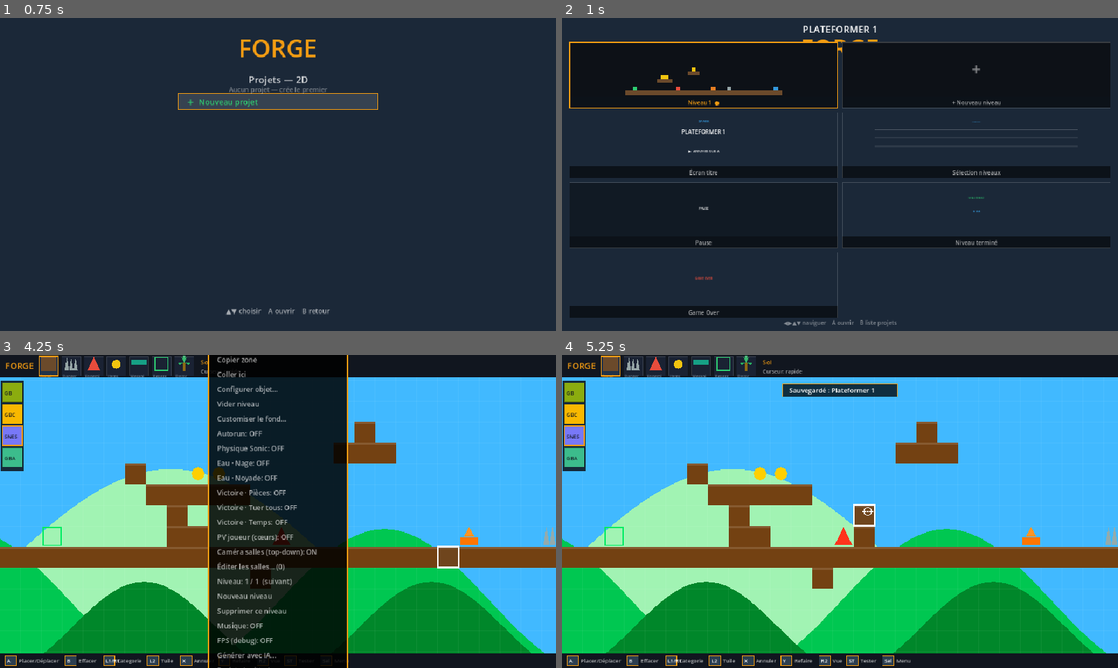
Above: before the commit, frames 1-4 (two rows, left to right).
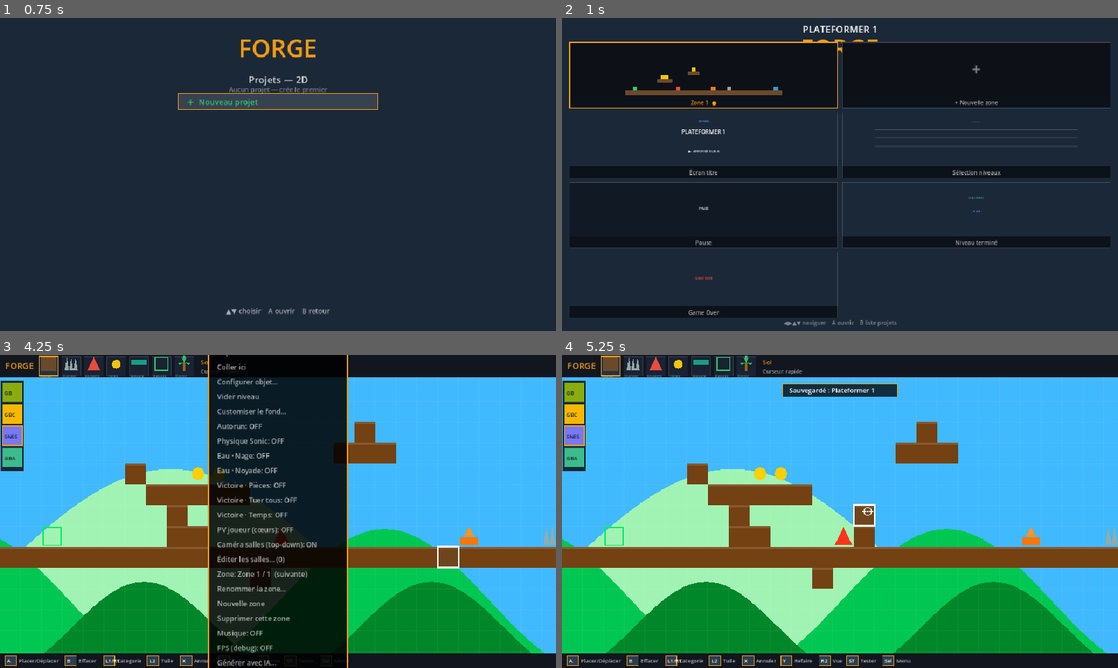
Above: after the commit, the same moments.

Repository: kilian-quittard/gaming-console-os
Game: Godot game, scene res://scenes/game/Forge.tscn
Two runs of this game, one before a commit and one after it. Both use one fixed random seed, a clock stepped at 60 frames per second and the inputs below.
Inputs (mouse positions are in pixels of both pictures, inside the frame that each line leads up to):
- Up to frame 1 (0.75 s): tap Enter at 0.5 s; move the mouse to (400, 158) at 0.52 s; hold Right from 0.53 s (still down); tap M at 0.6 s; click (400, 158) at 0.67 s
- Up to frame 2 (1 s): keep holding Right; tap Space at 0.77 s; tap Enter at 0.8 s
- Up to frame 3 (4.25 s): release Right at 1.25 s; tap Space at 1.25, 3.5, 3.77 s; drag from (166, 527) to (250, 574) at 1.27 s; tap Enter at 2 s; move the mouse to (333, 442) at 2.02 s; hold Right 2.03-2.75 s; tap Backspace at 2.1 s; tap R at 2.3 s; drag from (250, 574) to (111, 464) at 2.77 s; move the mouse to (444, 558) at 3.52 s; hold A from 3.53 s (still down); tap E at 3.6 s; tap M at 3.8 s; tap Escape at 4.15 s
- Up to frame 4 (5.25 s): release A at 4.25 s; drag from (673, 464) to (756, 433) at 4.27 s; tap Enter at 5, 5.1 s; move the mouse to (867, 511) at 5.02 s; hold Down from 5.03 s (still down); click (867, 511) at 5.17 s

Frame 1 is identical in both runs. In frame 2, 0.1% of the frame differs, in the area x 22-79%, y 26-29%; in frame 3, 4.6%, in the area x 39-57%, y 0-100%; in frame 4, nothing differs.

Commit message:
feat(forge): named zones + in-game minimap with fog of war
Zones (levels) now have a creator-editable name:
- stored per level (pack/serialize/parse), default 'Zone <id>'
- rename via menu ('Renommer la zone…', keyboard overlay input)
- shown on dash cards, menu cycle entry, and as a toast on warp ('→ Cavernes')

Minimap (all genres, during test): Select / M toggles an overlay of the
current zone drawn from the Celeste room rectangles — fog of war (only
VISITED rooms appear, tracked per run), current room highlighted, player
dot, zone title. Levels without rooms show the level bounds. Visited set
clears on new game (start/restart), persists through death/warps.

Co-Authored-By: Claude Opus 4.8 <noreply@anthropic.com>

Diff:
--- a/forge/scripts/common/forge/ForgeApp.gd
+++ b/forge/scripts/common/forge/ForgeApp.gd
@@ -177,6 +177,10 @@
 # les autres sont rangés (format natif) dans levels[id].
 var levels := {}                 # id (String) -> niveau rangé (format natif)
 var cur_level := "1"
+var cur_level_name := ""         # nom de la ZONE active ("Cavernes"...)
+var lvl_rename := false          # saisie du nom de zone en cours
+var map_open := false            # minimap affichée (en test)
+var visited_rooms := {}          # "niveau:salle" -> true (brouillard de la minimap, par run)
 var warp_cd := 0.0               # anti re-déclenchement du warp à l'arrivée
 var play_backup := {}            # id -> état AUTEUR des niveaux visités pendant le test
                                  # (le jeu mute la grille : pièces/objets pris, portes ouvertes ;
@@ -323,6 +327,7 @@
 	if screen == "template":   _tmpl_input(e); return
 	if screen == "gamedash":   _gamedash_input(e); return
 	if screen == "screenedit": _screenedit_input(e); return
+	if lvl_rename: _rename_input(e); return
 	if ai_open:    _ai_panel_input(e); return
 	if cfg_open:   _config_input(e); return
 	if bg_edit:    bg_ed.input(e); return
@@ -437,10 +442,13 @@
 		tmpl.jump_released()
 	elif _press(e, [KEY_TAB], [JOY_BUTTON_START, JOY_BUTTON_B]):
 		_stop_play()
+	elif _press(e, [KEY_M], [JOY_BUTTON_BACK]):
+		map_open = not map_open; queue_redraw()
 	elif _press(e, [KEY_R], [JOY_BUTTON_Y]):
 		# rejouer = nouvelle partie : restaure l'état auteur puis re-snapshot
 		_restore_play_world()
 		_backup_level_for_play(cur_level)
+		visited_rooms.clear()
 		tmpl.start_play(tmpl.last_from_cursor)
 
 
@@ -448,8 +456,8 @@
 func _dash_entries() -> Array:
 	var out := []
 	for id in level_ids():
-		out.append({"label": "Niveau %s" % id, "key": "level", "id": id})
-	out.append({"label": "+ Nouveau niveau", "key": "newlevel"})
+		out.append({"label": level_name(id), "key": "level", "id": id})
+	out.append({"label": "+ Nouvelle zone", "key": "newlevel"})
 	for i in range(1, DASH_KEYS.size()):
 		out.append({"label": DASH_ITEMS[i], "key": DASH_KEYS[i]})
 	return out
@@ -481,6 +489,22 @@
 			_:
 				edit_screen_key = str(ent["key"]); edit_prop_sel = 0; text_edit_mode = false
 				states.change_state("ScreenEditState")
+
+
+func _rename_input(e: InputEvent) -> void:
+	if e is InputEventKey and e.pressed:
+		var k := e as InputEventKey
+		if k.keycode == KEY_ENTER or k.keycode == KEY_ESCAPE:
+			lvl_rename = false; queue_redraw(); return
+		if k.keycode == KEY_BACKSPACE:
+			cur_level_name = cur_level_name.substr(0, maxi(0, cur_level_name.length() - 1))
+			queue_redraw(); return
+		var ch := char(k.unicode)
+		if k.unicode > 31 and cur_level_name.length() < 18:
+			cur_level_name += ch
+			queue_redraw()
+	elif _press(e, [], [JOY_BUTTON_B, JOY_BUTTON_START, JOY_BUTTON_A]):
+		lvl_rename = false; queue_redraw()
 
 
 func _cur_screen() -> Dictionary:
@@ -843,9 +867,10 @@
 				cam_init = false
 				_set_toast("Caméra : %s" % ("libre" if was else "salles (verrou)"))},
 		{"label": "Éditer les salles… (%d)" % rooms.size(), "modal": true, "act": room_ed.open},
-		{"label": "Niveau: %s / %d  (suivant)" % [cur_level, level_ids().size()], "act": _cycle_level},
-		{"label": "Nouveau niveau", "act": _add_level},
-		{"label": "Supprimer ce niveau", "act": _delete_level},
+		{"label": "Zone: %s / %d  (suivante)" % [level_name(cur_level), level_ids().size()], "act": _cycle_level},
+		{"label": "Renommer la zone…", "modal": true, "act": func() -> void: lvl_rename = true},
+		{"label": "Nouvelle zone", "act": _add_level},
+		{"label": "Supprimer cette zone", "act": _delete_level},
 		{"label": "Musique: %s" % _onoff(audio.music_on), "act": _toggle_music},
 		{"label": "FPS (debug): %s" % _onoff(show_fps), "act": func() -> void:
 			show_fps = not show_fps
@@ -1114,7 +1139,7 @@
 
 
 func _parse_level(ld: Dictionary) -> Dictionary:
-	var L := {"cols": int(ld.get("cols", LEVEL_COLS_DEF)),
+	var L := {"name": str(ld.get("name", "")), "cols": int(ld.get("cols", LEVEL_COLS_DEF)),
 		"bg": int(ld.get("bg", 0)) % BG_THEMES.size(),
 		"tiles": {}, "cfg": {}, "bg_deco": ld.get("bg_deco", []), "rooms": []}
 	for k in ld.get("tiles", {}):
@@ -1184,7 +1209,7 @@
 
 
 func _serialize_level(L: Dictionary) -> Dictionary:
-	var out := {"cols": int(L.get("cols", LEVEL_COLS_DEF)), "bg": int(L.get("bg", 0)),
+	var out := {"name": str(L.get("name", "")), "cols": int(L.get("cols", LEVEL_COLS_DEF)), "bg": int(L.get("bg", 0)),
 		"tiles": {}, "cfg": {}, "bg_deco": L.get("bg_deco", []),
 		"rooms": (L.get("rooms", []) as Array).map(func(r): return [r.position.x, r.position.y, r.size.x, r.size.y])}
 	for k in L.get("tiles", {}):
@@ -1495,6 +1520,11 @@
 
 # ============================================================= PLAY (délégué au template)
 # =============================================== MULTI-NIVEAUX (zones reliées)
+func level_name(id: String) -> String:
+	var nm := cur_level_name if id == cur_level else str((levels.get(id, {}) as Dictionary).get("name", ""))
+	return nm if nm != "" else "Zone %s" % id
+
+
 func _backup_level_for_play(id: String) -> void:
 	if play_backup.has(id): return
 	if id == cur_level:
@@ -1519,12 +1549,13 @@
 
 
 func _level_pack() -> Dictionary:
-	return {"cols": cols, "bg": bg_theme, "tiles": grid.duplicate(),
+	return {"name": cur_level_name, "cols": cols, "bg": bg_theme, "tiles": grid.duplicate(),
 		"cfg": cell_cfg.duplicate(true), "bg_deco": bg_deco.duplicate(true),
 		"rooms": rooms.duplicate()}
 
 
 func _level_unpack(L: Dictionary) -> void:
+	cur_level_name = str(L.get("name", ""))
 	cols = int(L.get("cols", LEVEL_COLS_DEF))
 	bg_theme = int(L.get("bg", 0)) % BG_THEMES.size()
 	grid = L.get("tiles", {})
@@ -1557,7 +1588,8 @@
 	undo_stack.clear(); redo_stack.clear()
 	tmpl.seed_demo()
 	_auto_resize_cols()
-	_set_toast("Niveau %s créé" % cur_level)
+	cur_level_name = "Zone %s" % cur_level
+	_set_toast("Zone créée : %s" % cur_level_name)
 	queue_redraw(); _redraw_world()
 
 
@@ -1579,7 +1611,7 @@
 		_set_toast("Un seul niveau (Nouveau niveau pour en ajouter)"); return
 	var i := ids.find(cur_level)
 	_switch_level(str(ids[(i + 1) % ids.size()]))
-	_set_toast("Niveau %s" % cur_level)
+	_set_toast(level_name(cur_level))
 
 
 # warp en PLAY : touche une tuile Sortie → bascule de niveau + spawn à la porte cible
@@ -1604,6 +1636,7 @@
 	tmpl.respawn_cell = arrival
 	warp_cd = 1.0
 	cam_init = false; cur_room = -1
+	_set_toast("→ %s" % level_name(cur_level))
 	_play("key")
 	queue_redraw(); _redraw_world()
 
@@ -1611,6 +1644,7 @@
 func _start_play(from_cursor: bool) -> void:
 	_restore_play_world()                 # mutations d'un test précédent → état auteur
 	_backup_level_for_play(cur_level)     # snapshot du niveau de départ
+	visited_rooms.clear(); map_open = false
 	tmpl.start_play(from_cursor)
 	mode = "play"
 	cam_init = false; cur_room = -1   # snap caméra (salle ou suivi) au démarrage du test
@@ -1641,7 +1675,9 @@
 	var pcell := Vector2i(int(pc.x / CELL), int(pc.y / CELL))
 	for i in rooms.size():
 		if (rooms[i] as Rect2i).has_point(pcell):
-			cur_room = i; break
+			cur_room = i
+			visited_rooms["%s:%d" % [cur_level, i]] = true
+			break
 	var sc: float = area.size.y / (ROOM_VIEW_H * CELL)   # zoom fixe (identique partout)
 	var target := area.position + area.size * 0.5 - pc * sc   # centré sur le joueur
 	if cur_room >= 0 and cur_room < rooms.size():
@@ -1730,6 +1766,8 @@
 		var txt := "%d FPS" % fps
 		draw_rect(Rect2(Vector2(vp.x - 86, TOPBAR + 6), Vector2(76, 22)), Color(0, 0, 0, 0.55))
 		_text(ThemeDB.fallback_font, Vector2(vp.x - 78, TOPBAR + 22), txt, fcol, 14)
+	if mode == "play" and map_open: _draw_minimap(vp)
+	if lvl_rename: _draw_rename(vp)
 	gfx.draw_transition(vp)   # wipe de transition de style (au-dessus de tout)
 
 
@@ -2063,6 +2101,55 @@
 
 
 # mini-aperçu d'un niveau (carte du dash) : chaque tuile = un pixel coloré
+# minimap (test) : salles VISITÉES de la zone courante + position du joueur
+func _draw_minimap(vp: Vector2) -> void:
+	var f := ThemeDB.fallback_font
+	var panel := Rect2(vp * 0.5 - Vector2(vp.x * 0.32, vp.y * 0.32), Vector2(vp.x * 0.64, vp.y * 0.64))
+	draw_rect(panel, Color(8.0 / 255, 12.0 / 255, 18.0 / 255, 0.93))
+	draw_rect(panel, UI_ACCENT, false, 2.0)
+	_ctext(f, panel.position.x + panel.size.x * 0.5, panel.position.y + 26, level_name(cur_level).to_upper(), Color.WHITE, 18)
+	var inner := Rect2(panel.position + Vector2(20, 40), panel.size - Vector2(40, 78))
+	# bornes en cases : union des salles, sinon le niveau entier
+	var bx0 := 999999; var by0 := 999999; var bx1 := 0; var by1 := 0
+	for r in rooms:
+		bx0 = mini(bx0, r.position.x); by0 = mini(by0, r.position.y)
+		bx1 = maxi(bx1, r.position.x + r.size.x); by1 = maxi(by1, r.position.y + r.size.y)
+	if rooms.is_empty():
+		bx0 = 0; by0 = 0; bx1 = cols; by1 = rows
+	var sc: float = minf(inner.size.x / float(bx1 - bx0), inner.size.y / float(by1 - by0))
+	var ox: float = inner.position.x + (inner.size.x - float(bx1 - bx0) * sc) * 0.5
+	var oy: float = inner.position.y + (inner.size.y - float(by1 - by0) * sc) * 0.5
+	if rooms.is_empty():
+		draw_rect(Rect2(ox, oy, float(bx1 - bx0) * sc, float(by1 - by0) * sc), Color(0.25, 0.55, 0.9, 0.18))
+	for i in rooms.size():
+		var r: Rect2i = rooms[i]
+		var rr := Rect2(ox + float(r.position.x - bx0) * sc, oy + float(r.position.y - by0) * sc,
+			float(r.size.x) * sc, float(r.size.y) * sc)
+		var seen: bool = visited_rooms.has("%s:%d" % [cur_level, i])
+		if not seen:
+			continue   # brouillard : salle jamais visitée = cachée
+		draw_rect(rr, Color(0.25, 0.55, 0.9, 0.30) if i != cur_room else Color(0.4, 0.75, 1.0, 0.45))
+		draw_rect(rr, Color(0.55, 0.8, 1.0, 0.9), false, 1.5)
+	# joueur
+	var pcell: Vector2 = (tmpl.ppos + tmpl.PSIZE * 0.5) / float(tmpl.CELL)
+	var pdot := Vector2(ox + (pcell.x - bx0) * sc, oy + (pcell.y - by0) * sc)
+	draw_circle(pdot, 4.0, Color("ffde59"))
+	draw_circle(pdot, 4.0, Color("2c3e50"), false, 1.0)
+	_ctext(f, panel.position.x + panel.size.x * 0.5, panel.end.y - 14, "Select / M : fermer", Color(1, 1, 1, 0.45), 12)
+
+
+# overlay de saisie du nom de zone (clavier)
+func _draw_rename(vp: Vector2) -> void:
+	var f := ThemeDB.fallback_font
+	var box := Rect2(vp * 0.5 - Vector2(220, 50), Vector2(440, 100))
+	draw_rect(box, Color(13.0 / 255, 17.0 / 255, 23.0 / 255, 0.96))
+	draw_rect(box, UI_ACCENT, false, 2.0)
+	_ctext(f, vp.x * 0.5, box.position.y + 30, "NOM DE LA ZONE", Color(1, 1, 1, 0.7), 13)
+	var nm := cur_level_name if cur_level_name != "" else " "
+	_ctext(f, vp.x * 0.5, box.position.y + 62, nm + "_", Color.WHITE, 20)
+	_ctext(f, vp.x * 0.5, box.end.y - 12, "Tape au clavier · Entrée pour valider", Color(1, 1, 1, 0.4), 11)
+
+
 func _draw_level_preview(r: Rect2, id: String) -> void:
 	draw_rect(r, Color("0d1117"))
 	var L: Dictionary = _level_pack() if id == cur_level else levels.get(id, {})
